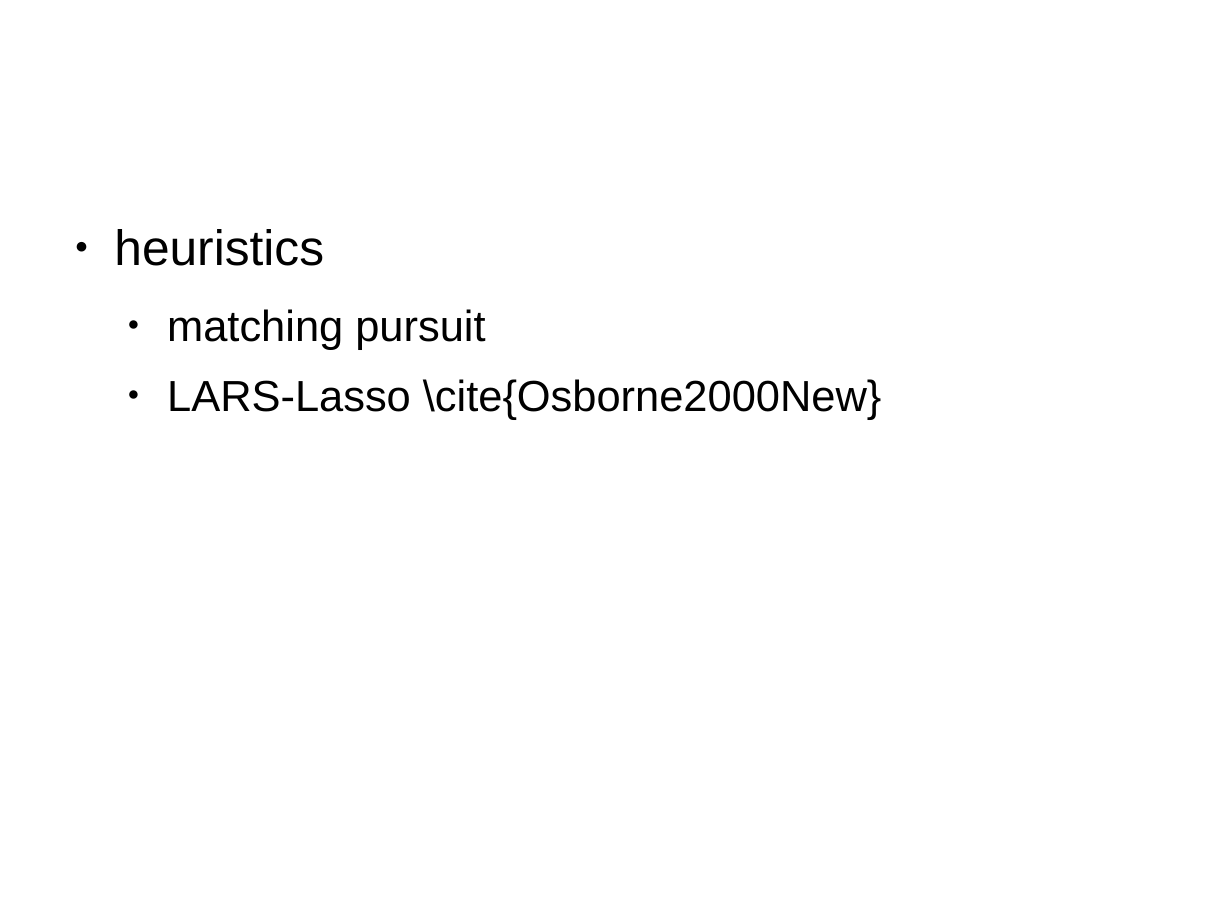
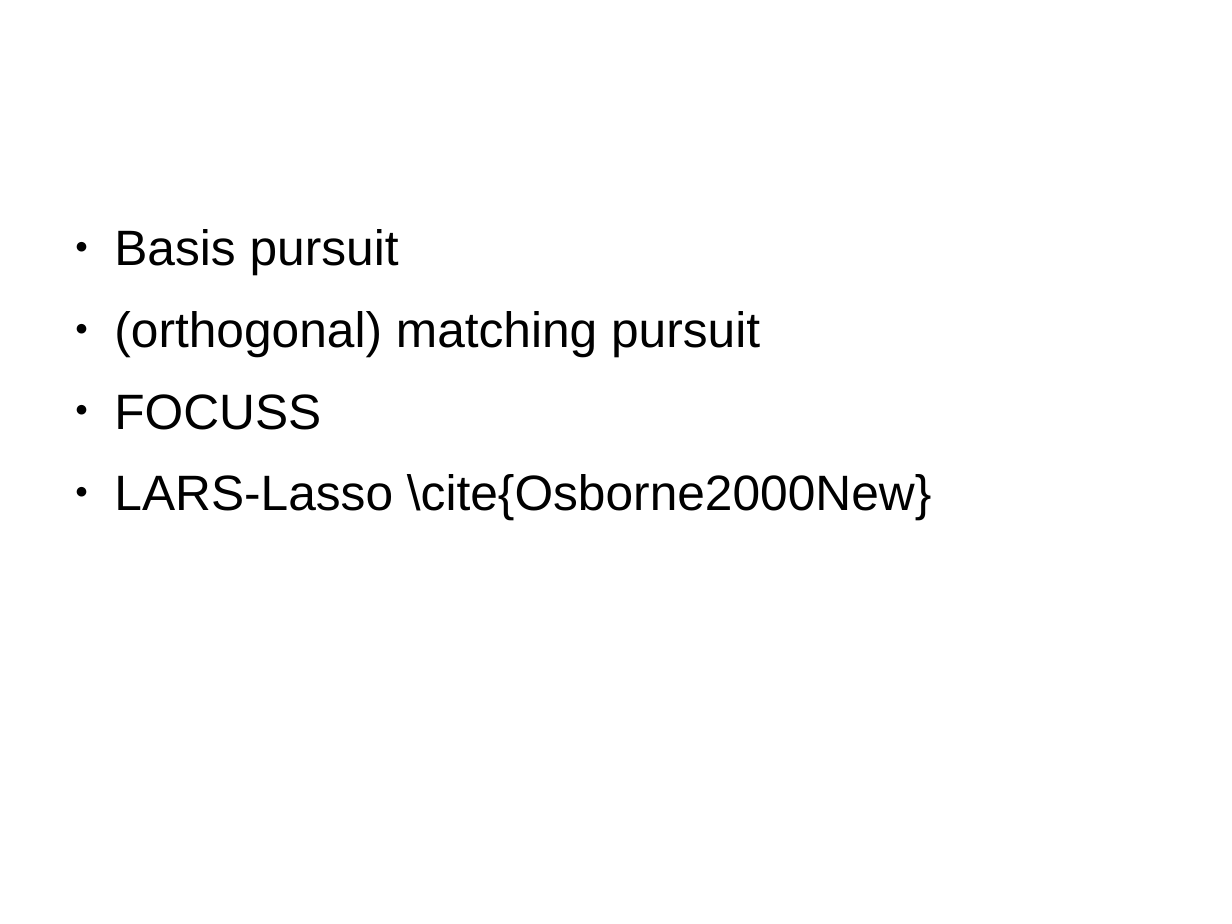
Before and after one commit to Sebu/sprs, a slide deck: slide 7 of progress_report/progress_report.odp. Drawn at 1232x924 pixels with LibreOffice and Linux fonts; fonts in the diff are those of the drawing. Boxes give left, top, right and bottom in pixels: in the first picture for what was removed or moved away, otherwise in the second. Text is boxed around its words. In the diff, an @@ line names an element or a change of style, - is before the commit and + after.

```diff
--- a/progress_report/progress_report.odp
+++ b/progress_report/progress_report.odp
@@ text at (114,229,760,430): text changed; size 28 to 32 pt @@
-● heuristics
-  ● matching pursuit
+● Basis pursuit
+● (orthogonal) matching pursuit
+● FOCUSS
@@ text at (114,474,931,520): size 28 to 32 pt in "LARS-Lasso \cite{Osborne2000New}"; list level 2 to 1 in "LARS-Lasso \cite{Osborne2000New}" @@
```
Also in this commit, not shown: 1 other slide changed.
